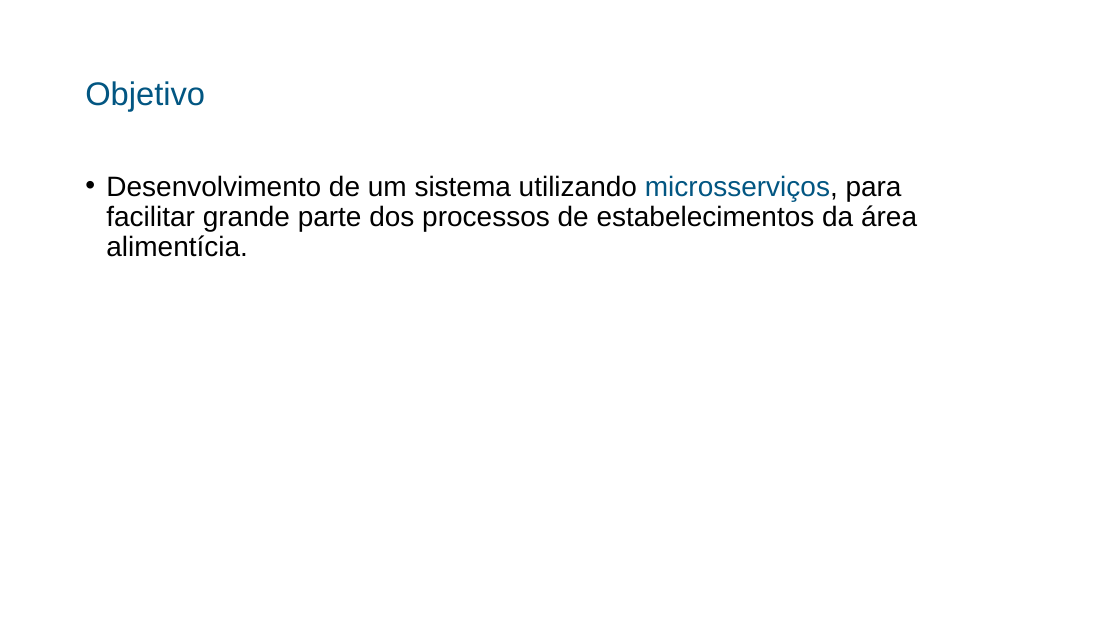
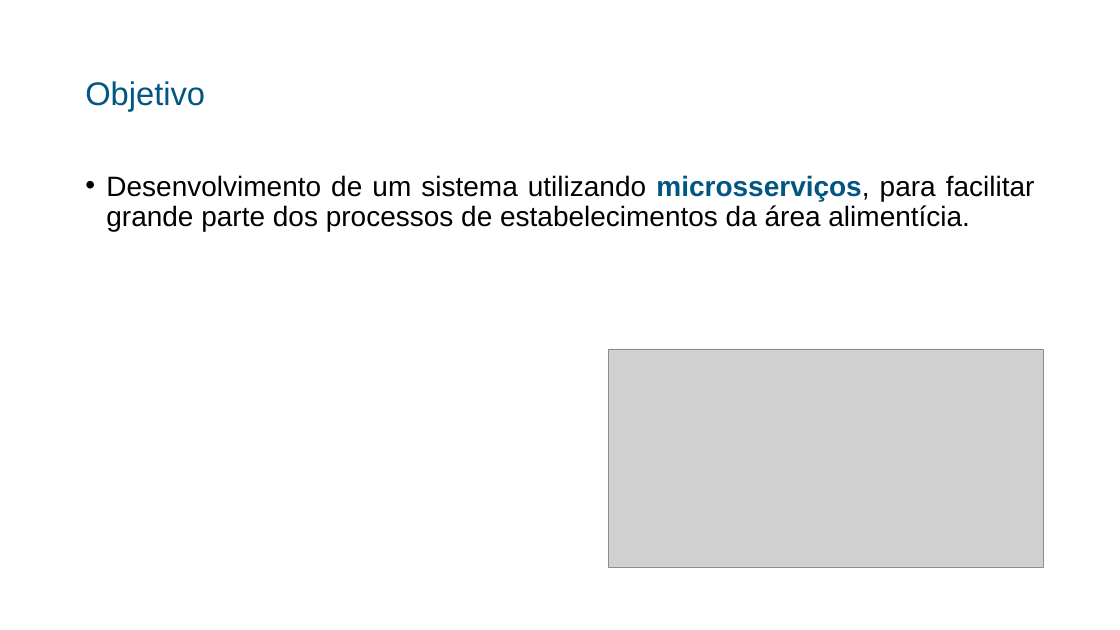
Before and after one commit to alexandrepeluchi/trabalho-diplomacao, a slide deck: slide 5 of Documentos/Apresentação Power Point/Apresentação do TD - Alexandre Peluchi.pptx. Drawn at 1120x630 pixels with LibreOffice and Linux fonts; fonts in the diff are those of the drawing; grey boxes stand for pictures. Boxes give left, top, right and bottom in pixels: in the first picture for what was removed or moved away, otherwise in the second. Text is boxed around its words. In the diff, an @@ line names an element or a change of style, - is before the commit and + after.

```diff
--- a/Documentos/Apresentação Power Point/Apresentação do TD - Alexandre Peluchi.pptx
+++ b/Documentos/Apresentação Power Point/Apresentação do TD - Alexandre Peluchi.pptx
@@ text "Desenvolvimento de um sistema utilizando ..." at (x1=106, y1=175, x2=1035, y2=231): bold on in "microsserviços,"; alignment left to justified @@
@@ picture added at (x1=609, y1=349, x2=1044, y2=567) @@
```
Also in this commit, not shown: 10 other slides changed, 6 slides added, 2 slides removed, 1 other file.
